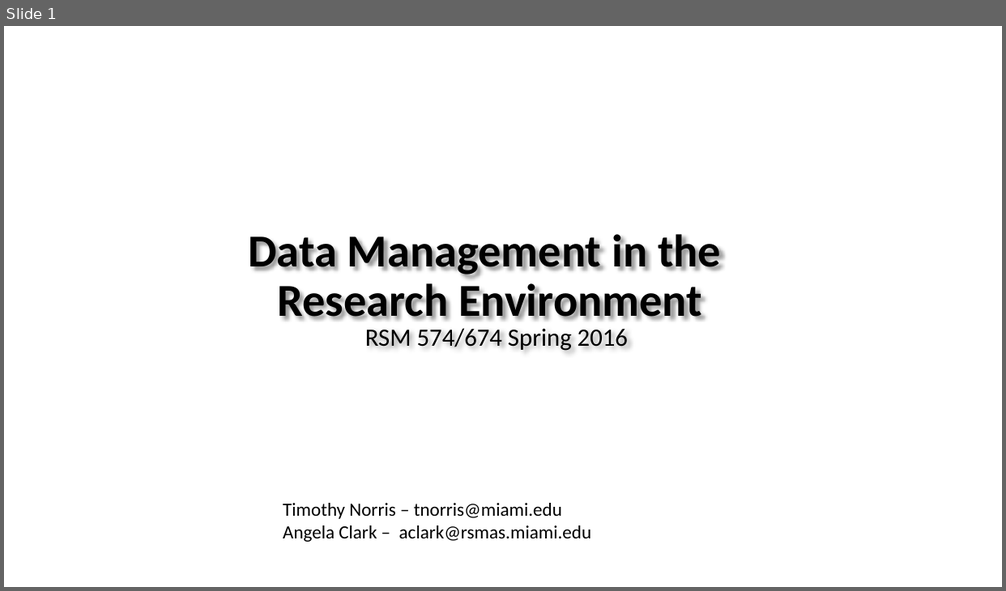
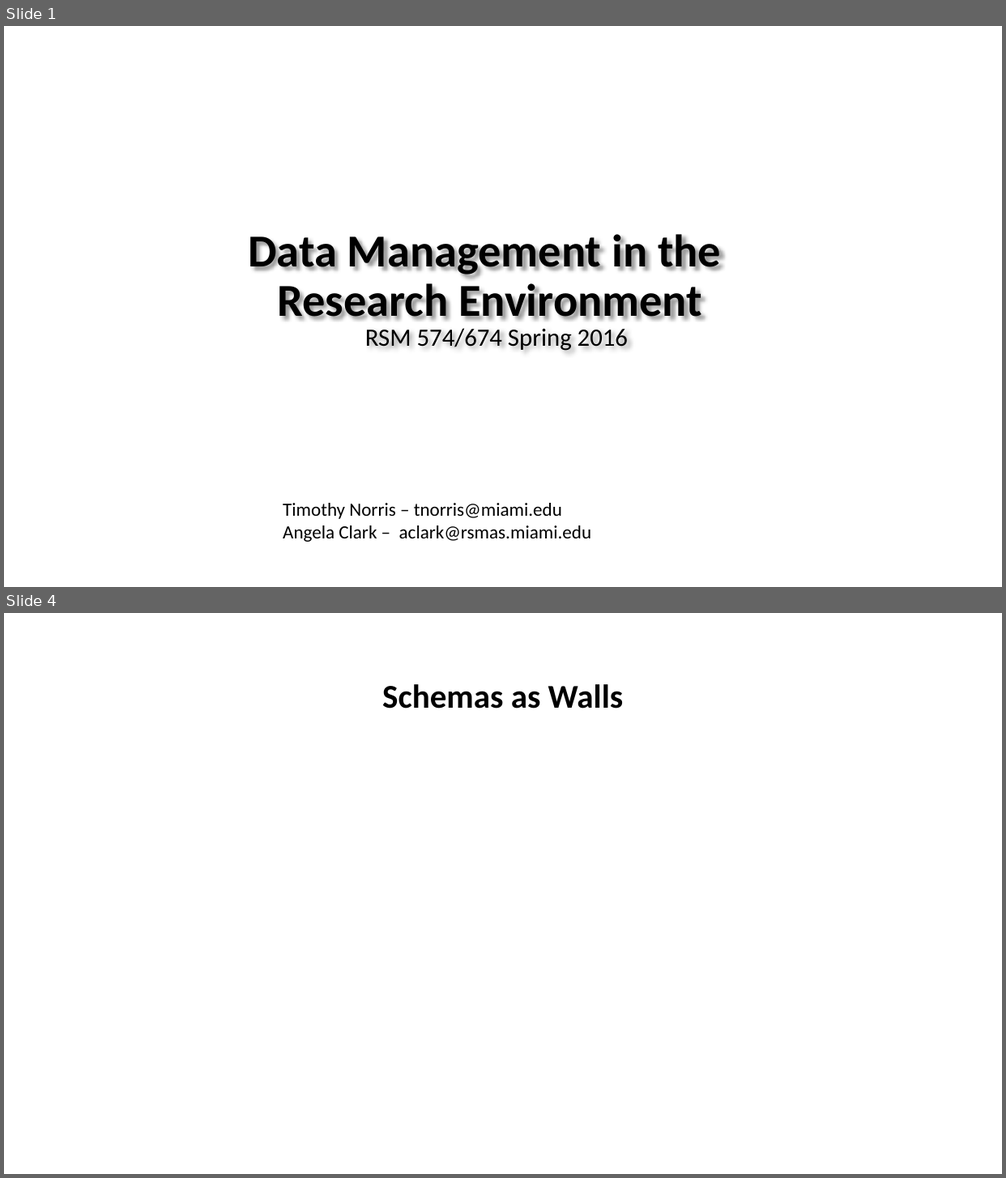
Before and after one commit to tibbben/teaching.data.literacy, a slide deck: UM_DataManagementClass/Lessons/08/08_FirstMeeting.pptx. Shown one above the other, each under a label of ours: slide 1 before the commit, slides 1 and 4 after it; the slides between them are not shown. The pictures are 1006x591 and 1006x1178 pixels, drawn with LibreOffice and Linux fonts; fonts in the diff are those of the drawing; background and template pictures are left out. Boxes give left, top, right and bottom in pixels: in the first picture for what was removed or moved away, otherwise in the second. Text is boxed around its words. In the diff, an @@ line names an element or a change of style, - is before the commit and + after.

```diff
--- a/UM_DataManagementClass/Lessons/08/08_FirstMeeting.pptx
+++ b/UM_DataManagementClass/Lessons/08/08_FirstMeeting.pptx
@@ slide 4 added at <box>4,613,1002,1174</box>, background #FFFFFF @@
@@ title added at <box>382,684,623,709</box>, 32 pt, text #000000, bold @@
+Schemas as Walls
```
Also in this commit, not shown: 1 slide changed, 1 other slide added, 1 other file.
